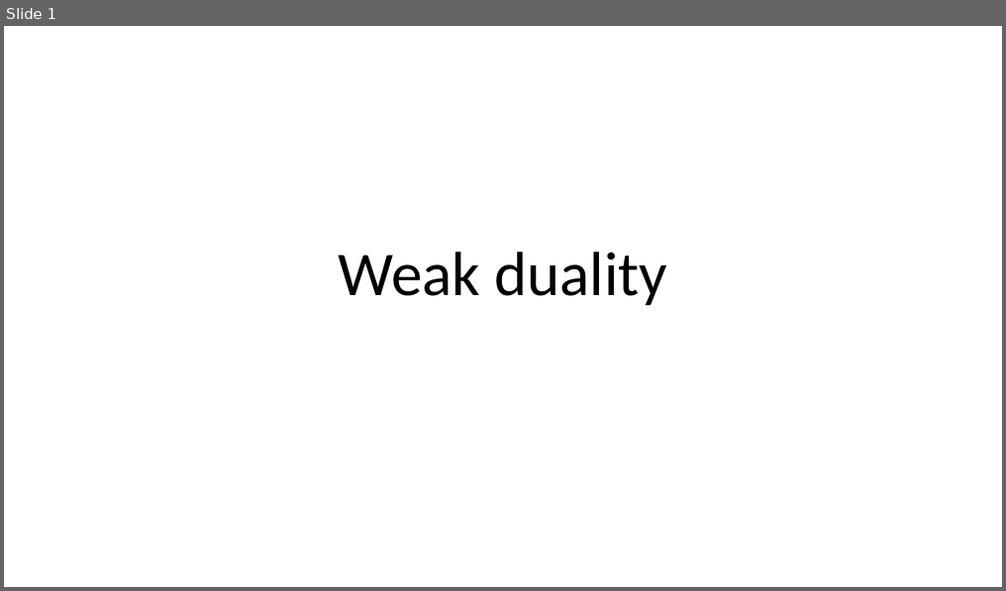
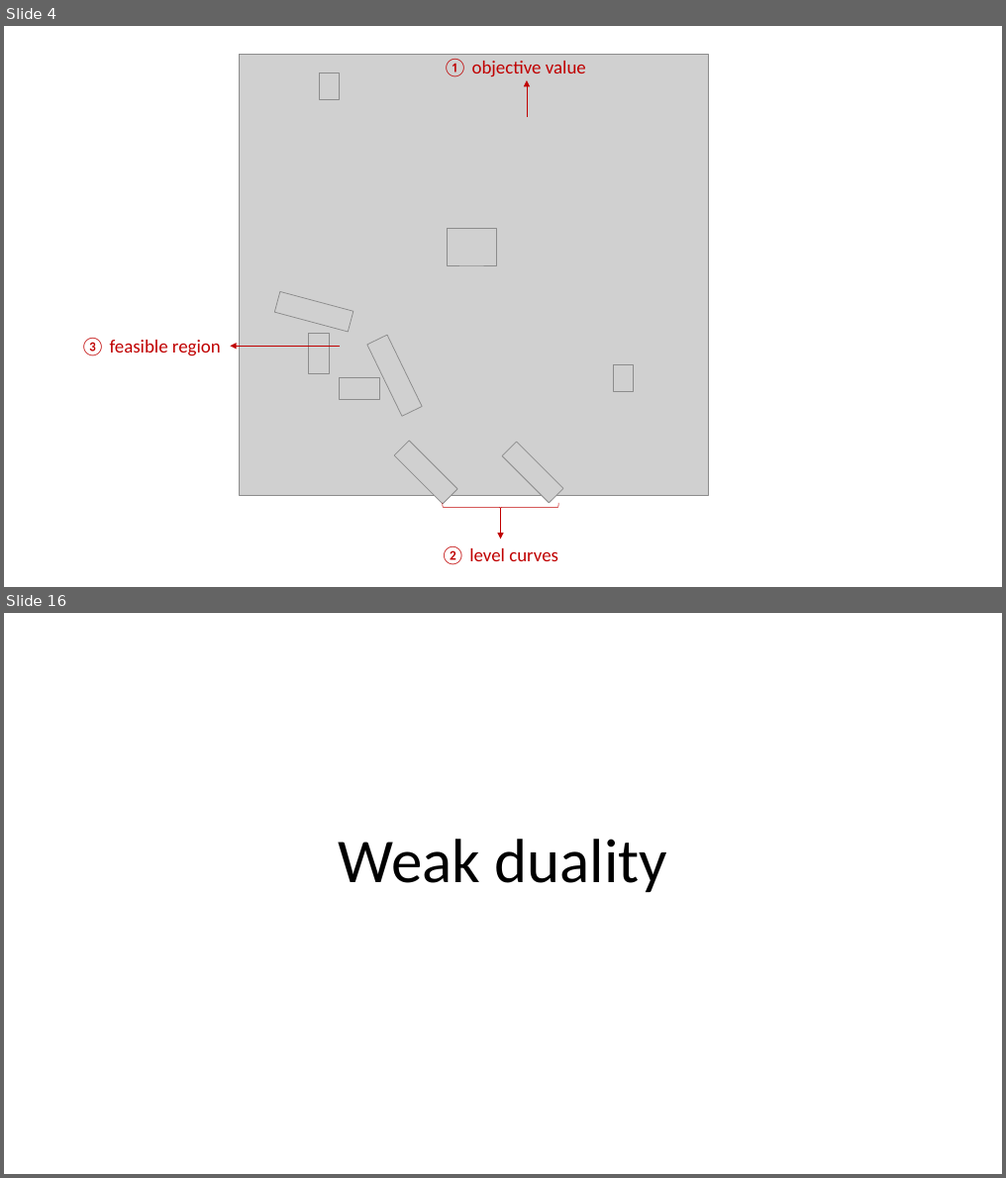
Before and after one commit to khanhnguyendata/duality, a slide deck: ppt/Duality copy.pptx. Shown one above the other, each under a label of ours: slide 1 before the commit, slides 4 and 16 after it; the slides between them are not shown. The pictures are 1006x591 and 1006x1178 pixels, drawn with LibreOffice and Linux fonts; fonts in the diff are those of the drawing; grey boxes stand for pictures; background and template pictures are left out. Boxes give left, top, right and bottom in pixels: in the first picture for what was removed or moved away, otherwise in the second. Text is boxed around its words. In the diff, an @@ line names an element or a change of style, - is before the commit and + after.

```diff
--- a/ppt/Duality copy.pptx
+++ b/ppt/Duality copy.pptx
@@ slide 4 added at box(4, 26, 1002, 587), background #FFFFFF @@
@@ picture added at box(239, 54, 708, 496) @@
@@ picture added at box(320, 73, 340, 99) @@
@@ text added at box(443, 59, 586, 77), 18 pt, text #C00000 @@
+① objective value
@@ arrow added from (527, 117) to (527, 80), #C00000 0.5 pt @@
@@ picture added at box(447, 229, 496, 266) @@
@@ picture added at box(274, 292, 352, 332) @@
@@ text added at box(80, 338, 221, 357), 18 pt, text #C00000 @@
+③ feasible region
@@ arrow added from (340, 347) to (230, 347), #C00000 0.5 pt @@
@@ picture added at box(308, 333, 330, 373) @@
@@ picture added at box(367, 335, 422, 416) @@
@@ picture added at box(339, 378, 380, 399) @@
@@ picture added at box(614, 365, 633, 391) @@
@@ picture added at box(394, 441, 458, 504) @@
@@ picture added at box(502, 442, 563, 503) @@
@@ right brace added at box(443, 503, 558, 512), outline #C00000 0.5 pt @@
@@ arrow added from (500, 510) to (500, 540), #C00000 0.5 pt @@
@@ text added at box(441, 547, 558, 566), 18 pt, text #C00000 @@
+② level curves
@@ what was slide 1 is now slide 16 @@
```
Also in this commit, not shown: 2 slides changed, 16 other slides added, 2 other files.
